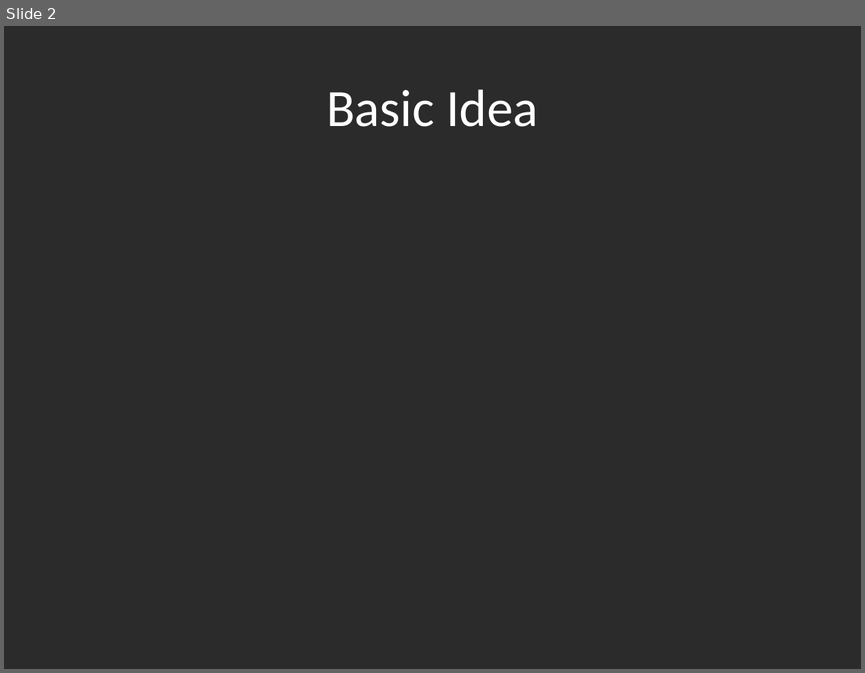
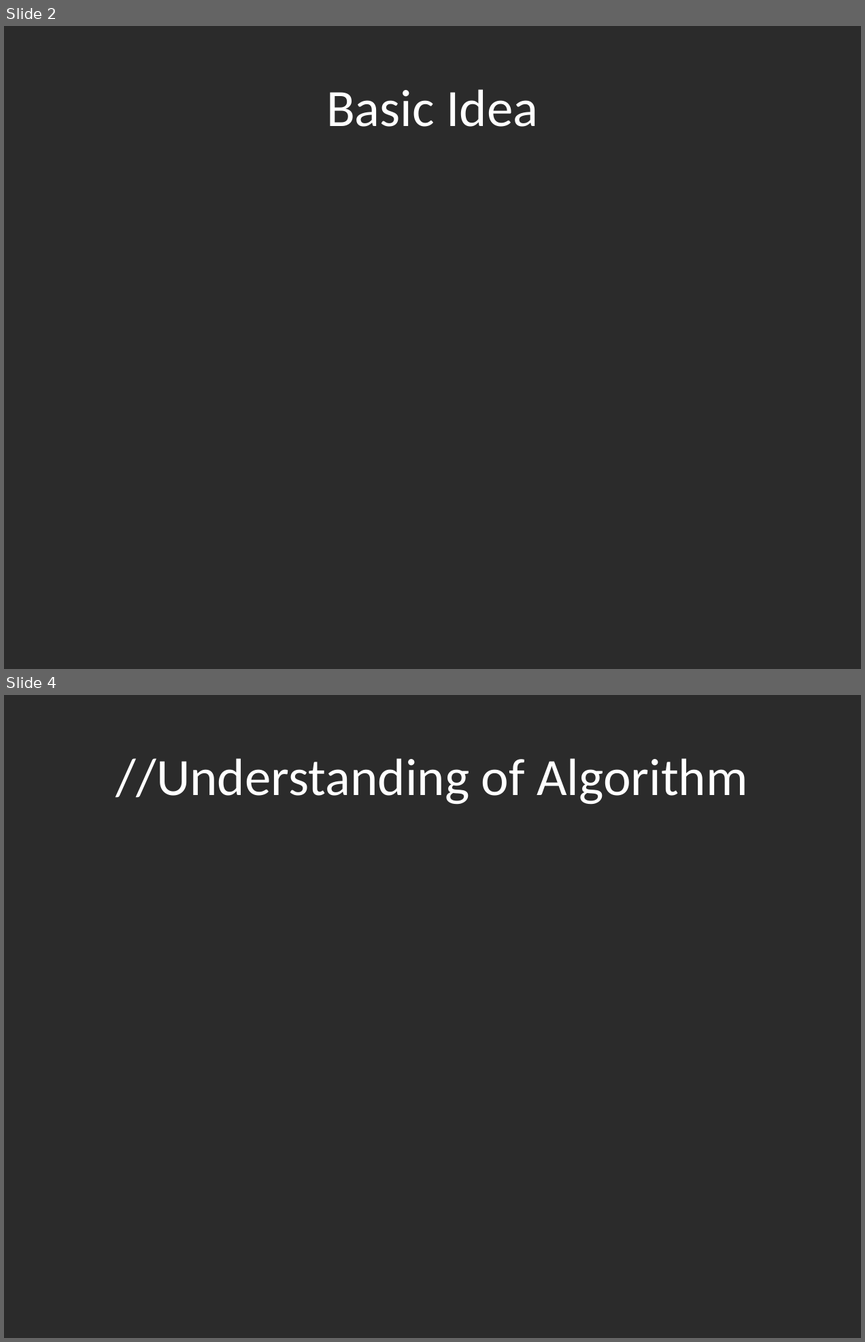
Before and after one commit to hyoshid1/project375, a slide deck: presentation.pptx. Shown one above the other, each under a label of ours: slide 2 before the commit, slides 2 and 4 after it; the slides between them are not shown. The pictures are 865x673 and 865x1342 pixels, drawn with LibreOffice and Linux fonts; fonts in the diff are those of the drawing; background and template pictures are left out; a plain dark background stands for a picture behind light text. Boxes give left, top, right and bottom in pixels: in the first picture for what was removed or moved away, otherwise in the second. Text is boxed around its words. In the diff, an @@ line names an element or a change of style, - is before the commit and + after.

```diff
--- a/presentation.pptx
+++ b/presentation.pptx
@@ slide 4 added at <box>4,695,861,1338</box>, background picture (left out) @@
@@ title added at <box>116,758,747,804</box>, 44 pt, text #FFFFFF @@
+//Understanding of Algorithm
```
Also in this commit, not shown: 4 other slides added, 1 other file.
